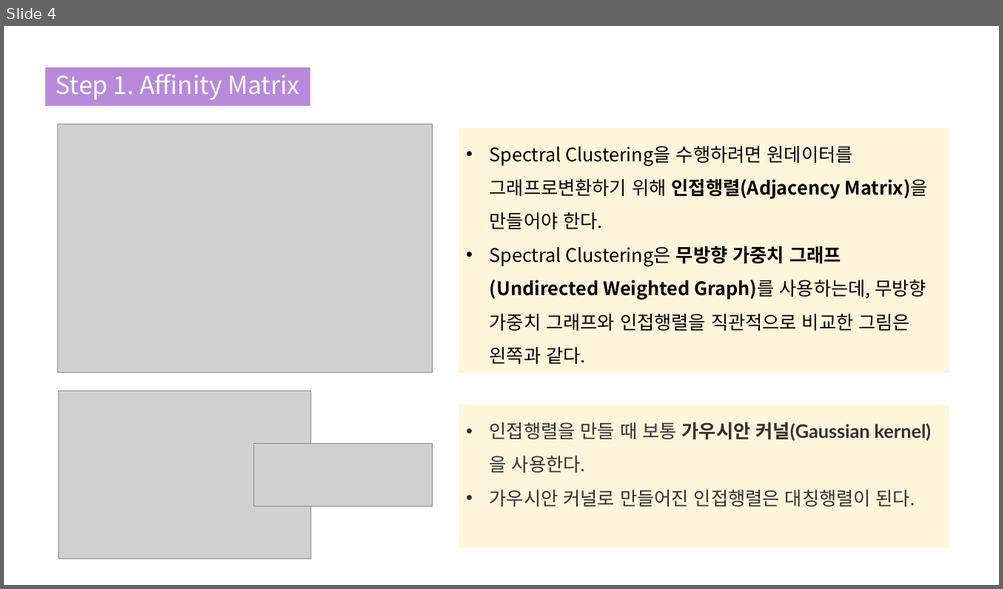
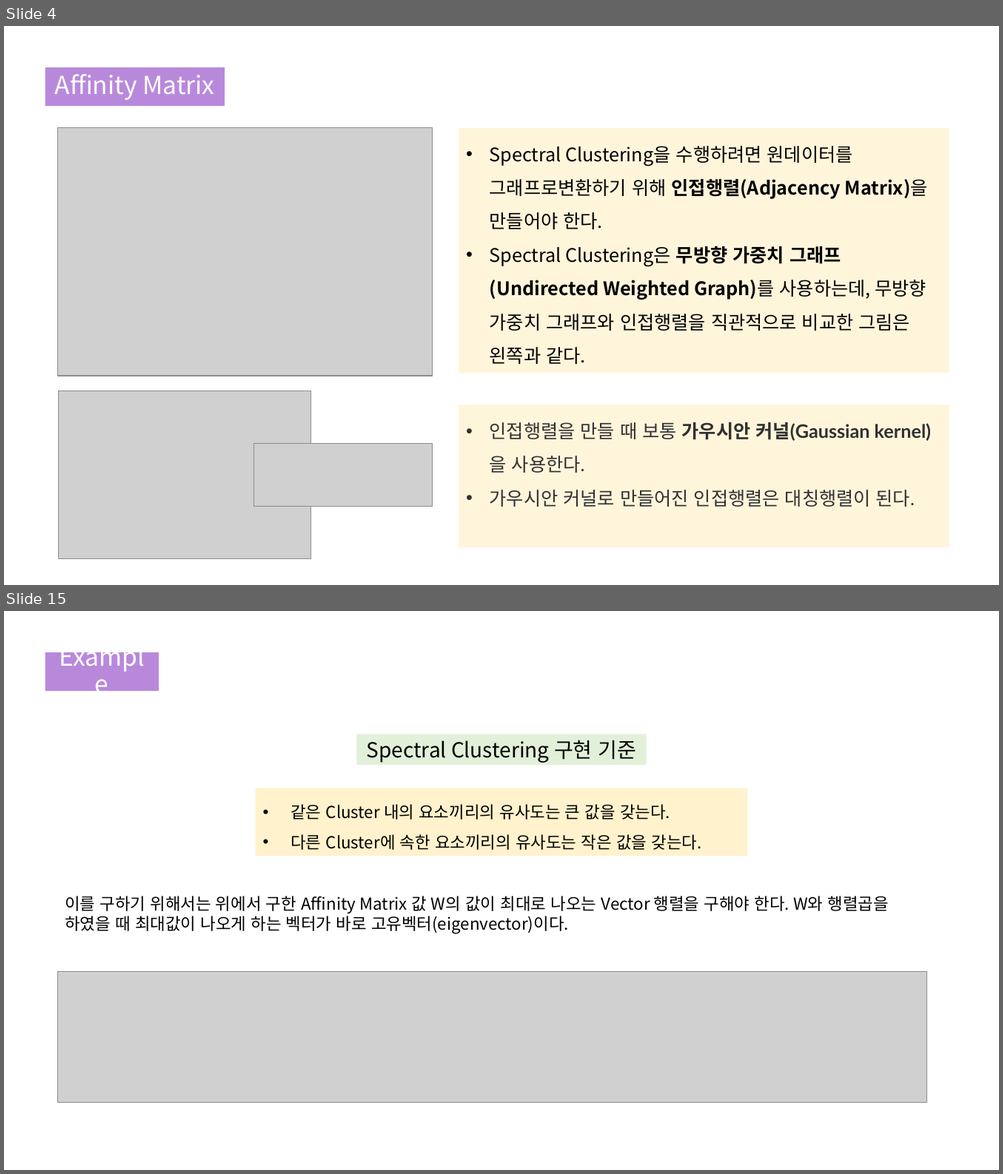
Before and after one commit to Blockhead4/Python-Project, a slide deck: Purrsong/Spectral Clustering_190822.pptx. Shown one above the other, each under a label of ours: slide 4 before the commit, slides 4 and 15 after it; the slides between them are not shown. The pictures are 1003x589 and 1003x1174 pixels, drawn with LibreOffice and Linux fonts; fonts in the diff are those of the drawing; grey boxes stand for pictures. Boxes give left, top, right and bottom in pixels: in the first picture for what was removed or moved away, otherwise in the second. Text is boxed around its words. In the diff, an @@ line names an element or a change of style, - is before the commit and + after.

```diff
--- a/Purrsong/Spectral Clustering_190822.pptx
+++ b/Purrsong/Spectral Clustering_190822.pptx
@@ slide 15 added at [4,611,999,1170], background #FFFFFF @@
@@ rectangle added at [45,652,159,692], fill #B889DB, 24 pt, text #FFFFFF @@
+Example
@@ rectangle added at [357,734,646,765], fill #E2F0D9, 20 pt, text #000000 @@
+Spectral Clustering 구현 기준
@@ rectangle added at [256,789,747,857], fill #FFF2CC, 16 pt, text #000000 @@
+• 같은 Cluster 내의 요소끼리의 유사도는 큰 값을 갖는다.
+• 다른 Cluster에 속한 요소끼리의 유사도는 작은 값을 갖는다.
@@ text added at [65,896,888,934], 16 pt, text #000000 @@
+이를 구하기 위해서는 위에서 구한 Affinity Matrix 값 W의 값이 최대로 나오는 Vector 행렬을 구해야 한다. W와 행렬곱을 하였을 때 최대값이 나오게 하는 벡터가 바로 고유벡터(eigenvector)이다.
@@ picture added at [58,971,927,1102] @@
@@ slide 4 changed as well @@
@@ title "Affinity Matrix": place and size @@
-title "Affinity Matrix" at [45,67,310,107]
+title "Affinity Matrix" at [45,67,224,107]
@@ title at [55,74,214,100]: text changed @@
-Step 1. Affinity Matrix
+Affinity Matrix
@@ picture: place and size @@
-picture at [58,124,432,372]
+picture at [58,127,432,376]
```
Also in this commit, not shown: 3 other slides changed, 12 other slides added, 1 slide removed.
